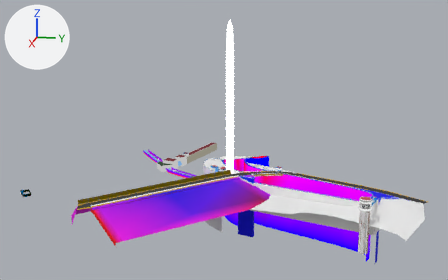
What one commit did to the glTF model Cont_Models/Sector4/Msh_Sitio_04.glb.
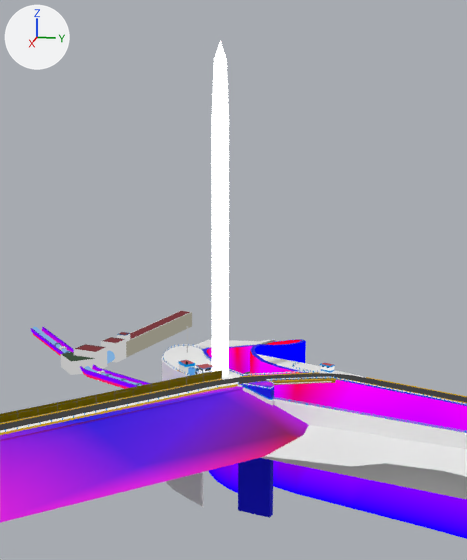
There are two pictures of each version: one whole from a 50 mm lens placed at (523.0, -105.0, 149.0), pointed at (-36.0, -217.0, 9.0), one close up on the part from 29% to 77% of the width and 0% to 92% of the height. Arrows for +X, +Y and +Z are at upper left; the lights stay in place.

Script lines for the objects in view, before the commit:
```python
me_msh_sitio_04 = bpy.data.meshes.new('Msh_Sitio_04')
me_msh_sitio_04.from_pydata(...)  # 8573 vertices, 12265 faces; spans x -207.0..121.0, y -369.0..-37.0, z -74.0..-6.0
me_msh_sitio_04.materials.append(mat_mat_sitio_concreto04)
me_msh_sitio_04.materials.append(mat_mat_sitio_concreto03)
me_msh_sitio_04.materials.append(mat_mat_sitio_concreto02)
me_msh_sitio_04.materials.append(mat_mat_sitio_herreria)
me_msh_sitio_04.materials.append(mat_mat_sitio_tinacos)
me_msh_sitio_04.materials.append(mat_mat_sitio_asfalto)
me_msh_sitio_04.materials.append(mat_mat_sitio_paredes)
me_msh_sitio_04.materials.append(mat_mat_sitio_pared03)
me_msh_sitio_04.materials.append(mat_mat_sitio_pared02)
me_msh_sitio_04.materials.append(mat_mat_sitio_vidrios)
me_msh_sitio_04.materials.append(mat_mat_sitio_enrejado)
me_msh_sitio_04.materials.append(mat_mat_sitio_concreto_mix)
me_msh_sitio_04.materials.append(mat_mat_sitio_piedra01)
me_msh_sitio_04.materials.append(mat_mat_sitio_concreto03_mix)
me_msh_sitio_04.materials.append(mat_mat_sitio_oxidado)
me_msh_sitio_04.materials.append(mat_mat_sitio_piedra02)
me_plane_003 = bpy.data.meshes.new('Plane.003')
me_plane_003.from_pydata([(-0.3, 3.3, 109.0), (0.0, -3.9, 109.0), (-0.2, 3.6, 0.0), (0.2, -3.6, 0.0), (-0.1, -2.9, 133.6), (-0.2, -0.3, 140.9), (-0.3, 2.3, 133.6)], [], [(1, 3, 2), (1, 2, 0), (4, 1, 0), (4, 0, 6), (5, 4, 6)])
me_plane_003.materials.append(mat_mat_lightbeam_04)  # white #e7e7e7
ob_msh_lightbeam = bpy.data.objects.new('Msh_LightBeam', me_plane_003)
ob_msh_lightbeam.location = (-25.7, -209.2, -18.9)
ob_msh_sitio_04 = bpy.data.objects.new('Msh_Sitio_04', me_msh_sitio_04)
ob_msh_sitio_04.location = (0.0, 0.0, 0.0)
```
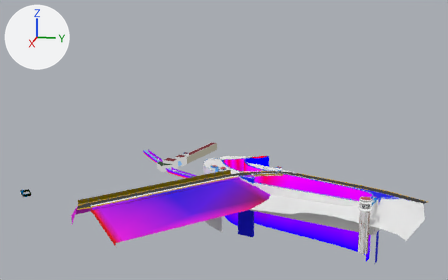
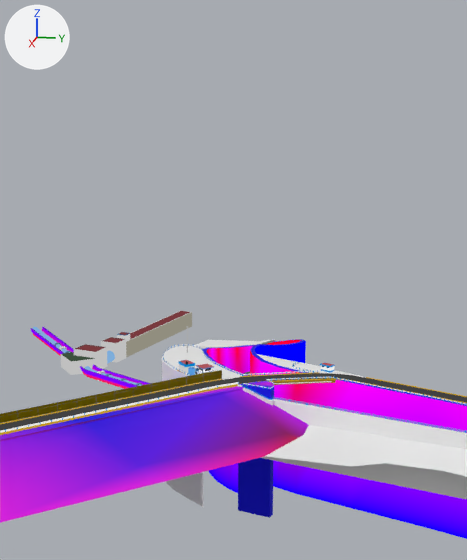
Commit message: Upload Sitio 4

Edits to the bpy script that builds the scene:
```text
Remove ob_msh_lightbeam:
    ob_msh_lightbeam = bpy.data.objects.new('Msh_LightBeam', me_plane_003)
    ob_msh_lightbeam.location = (-25.7, -209.2, -18.9)
```

Changed parts and their boxes (x1, y1, x2, y2) in the close-ups (467 x 560 px):
'Msh_LightBeam', deleted
    before: (212, 41, 229, 374)
